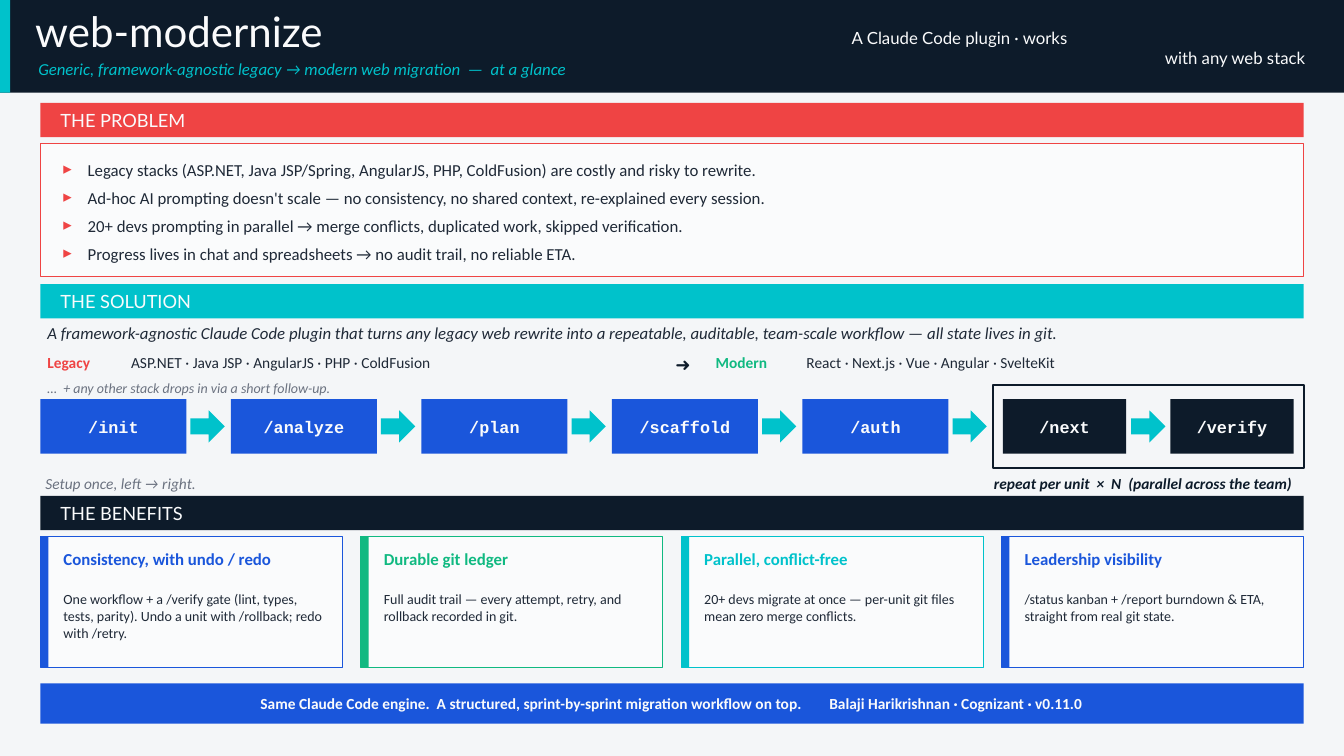
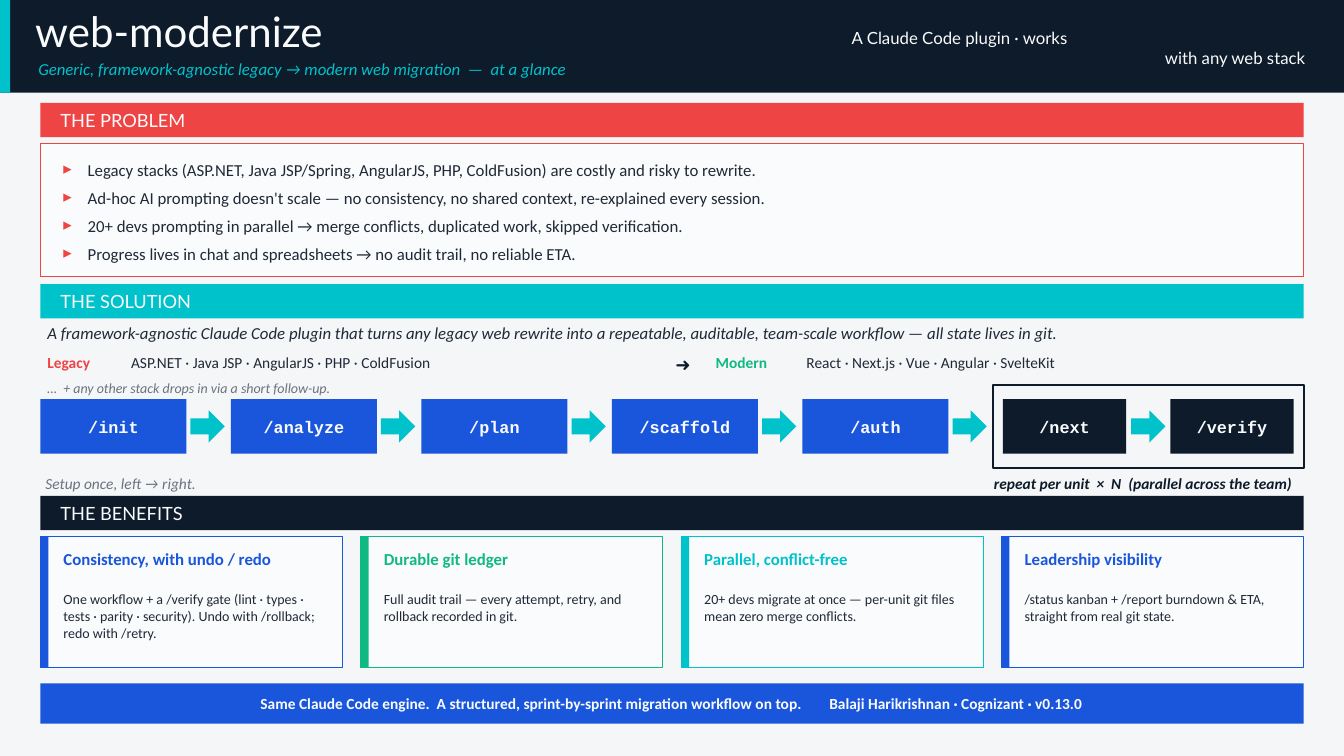
Before and after one commit to balaji-hari/web-mordernize, a slide deck: slide 1 of docs/decks/web-modernize-onepager-v2.pptx. Drawn at 1344x756 pixels with LibreOffice and Linux fonts; fonts in the diff are those of the drawing. Boxes give left, top, right and bottom in pixels: in the first picture for what was removed or moved away, otherwise in the second. Text is boxed around its words. In the diff, an @@ line names an element or a change of style, - is before the commit and + after.

```diff
--- a/docs/decks/web-modernize-onepager-v2.pptx
+++ b/docs/decks/web-modernize-onepager-v2.pptx
@@ text at bbox=[63, 594, 315, 641]: text changed @@
-One workflow + a /verify gate (lint, types, tests, parity). Undo a unit with /rollback; redo with /retry.
+One workflow + a /verify gate (lint · types · tests · parity · security). Undo with /rollback; redo with /retry.
@@ text at bbox=[260, 698, 1082, 712]: text changed @@
-Same Claude Code engine. A structured, sprint-by-sprint migration workflow on top. Balaji Harikrishnan · Cognizant · v0.11.0
+Same Claude Code engine. A structured, sprint-by-sprint migration workflow on top. Balaji Harikrishnan · Cognizant · v0.13.0
```
Also in this commit, not shown: 7 other files.
